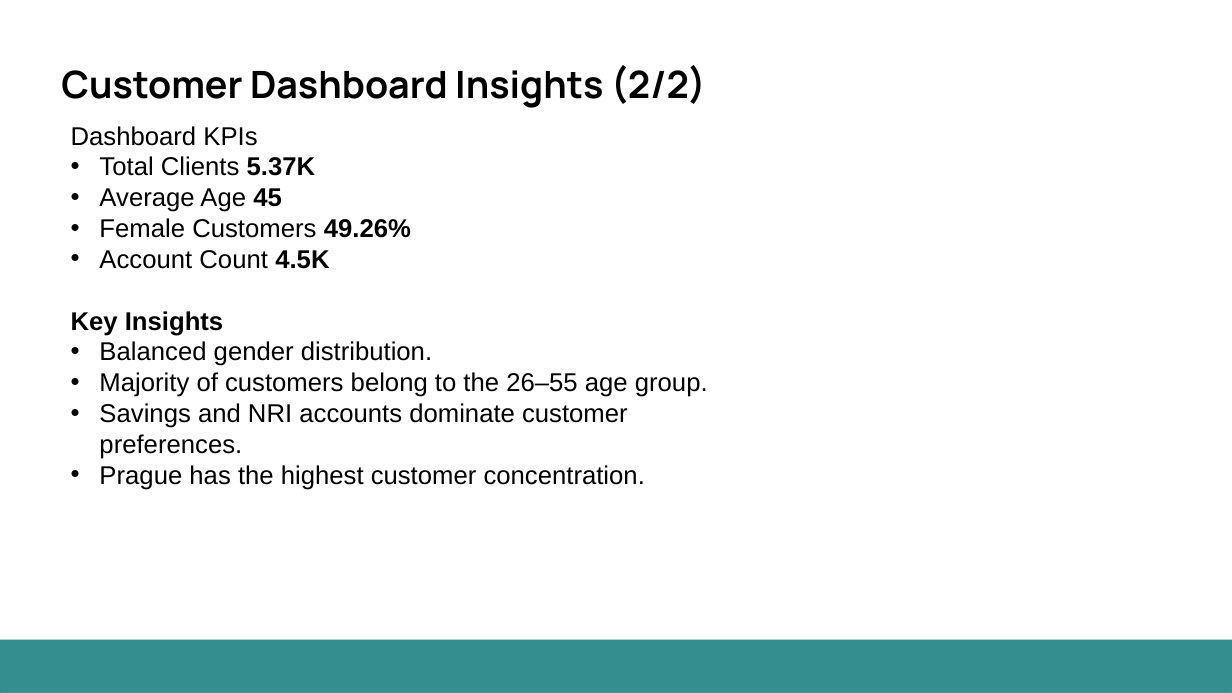
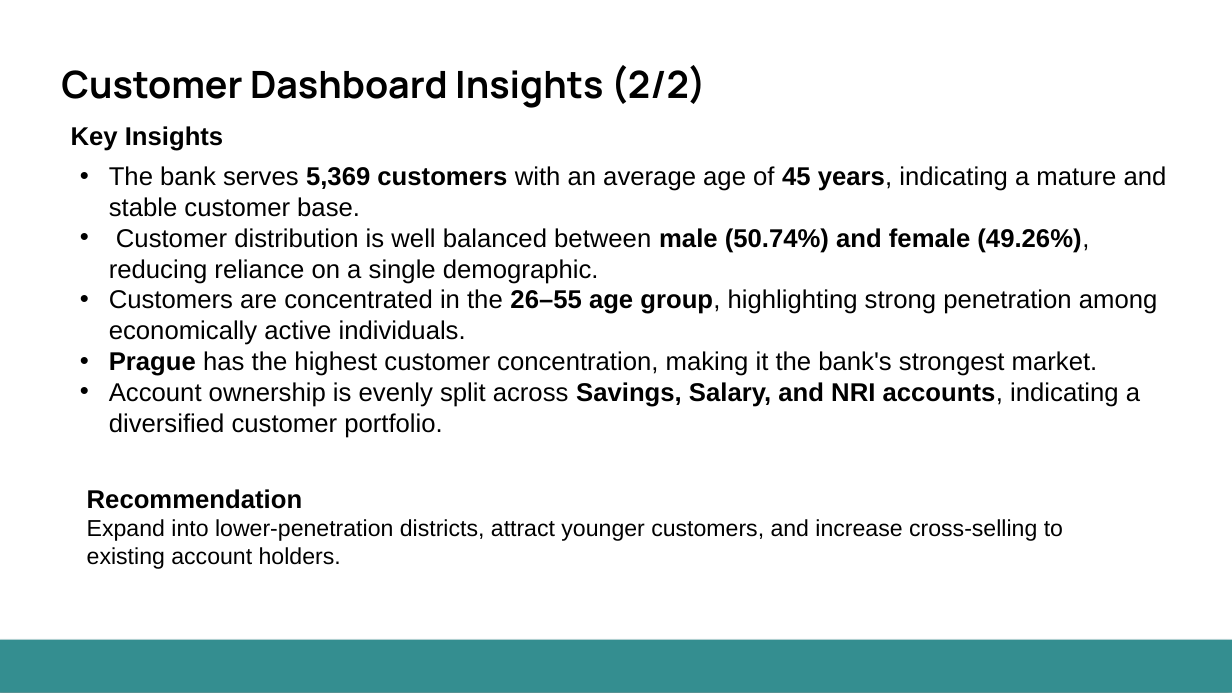
Before and after one commit to itsaakashanalytics-ship-it/CZ-Bank-DATA-Analysis-Project, a slide deck: slide 44 of PRP PROJECT 1 - FINAL PPT.pptx. Drawn at 1232x693 pixels with LibreOffice and Linux fonts; fonts in the diff are those of the drawing. Boxes give left, top, right and bottom in pixels: in the first picture for what was removed or moved away, otherwise in the second. Text is boxed around its words. In the diff, an @@ line names an element or a change of style, - is before the commit and + after.

```diff
--- a/PRP PROJECT 1 - FINAL PPT.pptx
+++ b/PRP PROJECT 1 - FINAL PPT.pptx
@@ text at (71,126,411,269): paragraphs removed @@
-Dashboard KPIs
-• Total Clients 5.37K
-• Average Age 45
-• Female Customers 49.26%
-• Account Count 4.5K
@@ text added at (109,166,1167,438), 20 pt, text #000000 @@
+• The bank serves 5,369 customers with an average age of 45 years, indicating a mature and stable customer base.
+• Customer distribution is well balanced between male (50.74%) and female (49.26%), reducing reliance on a single demographic.
+• Customers are concentrated in the 26–55 age group, highlighting strong penetration among economically active individuals.
+• Prague has the highest customer concentration, making it the bank's strongest market.
+• Account ownership is evenly split across Savings, Salary, and NRI accounts, indicating a diversified customer portfolio.
@@ text at (99,341,708,490): paragraphs removed @@
-• Balanced gender distribution.
-• Majority of customers belong to the 26–55 age group.
-• Savings and NRI accounts dominate customer preferences.
-• Prague has the highest customer concentration.
@@ text added at (87,489,1063,569), 18 pt, text #000000 @@
+Recommendation
+Expand into lower-penetration districts, attract younger customers, and increase cross-selling to existing account holders.
```
Also in this commit, not shown: 25 other slides changed, 10 slides added, 1 slide removed, 2 other files.
